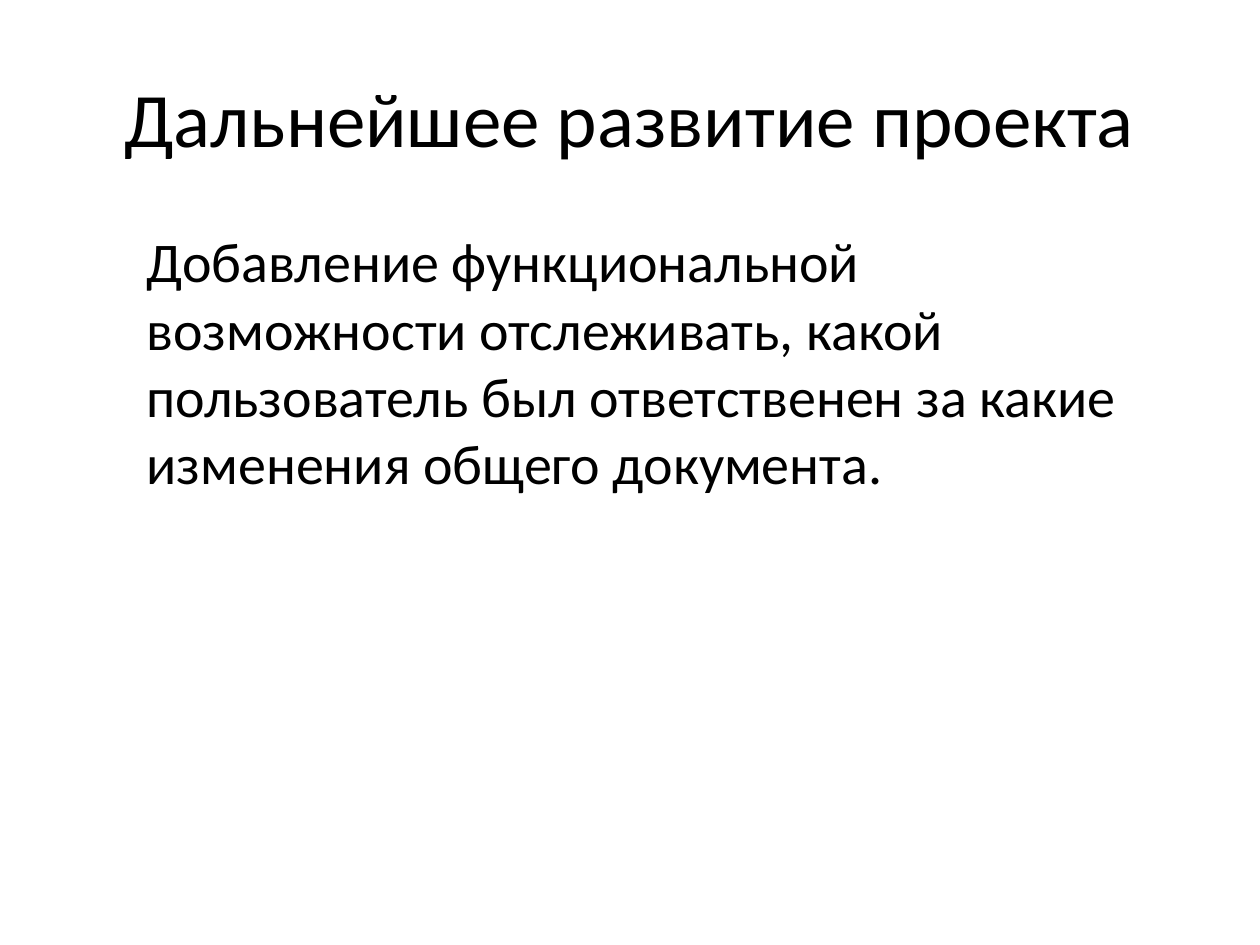
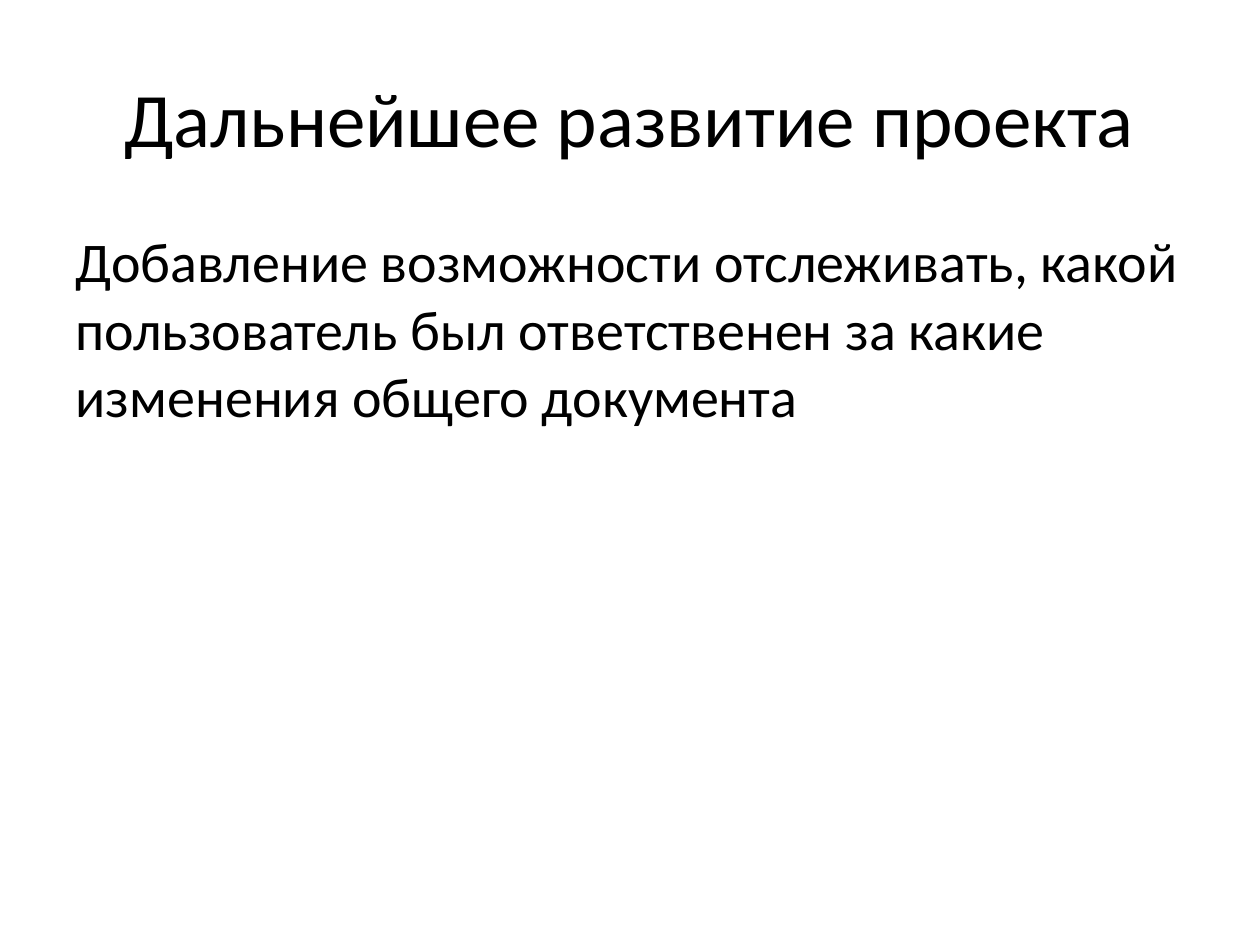
Before and after one commit to mikhail-putilov/archive, a slide deck: slide 23 of ВКР Путилов М.Ю. Презентация.pptx (slide 27 before the commit). Drawn at 1260x945 pixels with LibreOffice and Linux fonts; fonts in the diff are those of the drawing. Boxes give left, top, right and bottom in pixels: in the first picture for what was removed or moved away, otherwise in the second. Text is boxed around its words. In the diff, an @@ line names an element or a change of style, - is before the commit and + after.

```diff
--- a/ВКР Путилов М.Ю. Презентация.pptx
+++ b/ВКР Путилов М.Ю. Презентация.pptx
@@ text at box(76, 244, 1178, 427): text changed @@
-Добавление функциональной возможности отслеживать, какой пользователь был ответственен за какие изменения общего документа.
+Добавление возможности отслеживать, какой пользователь был ответственен за какие изменения общего документа
```
Also in this commit, not shown: 4 other slides changed, 16 slides added, 20 slides removed, 17 other files.
